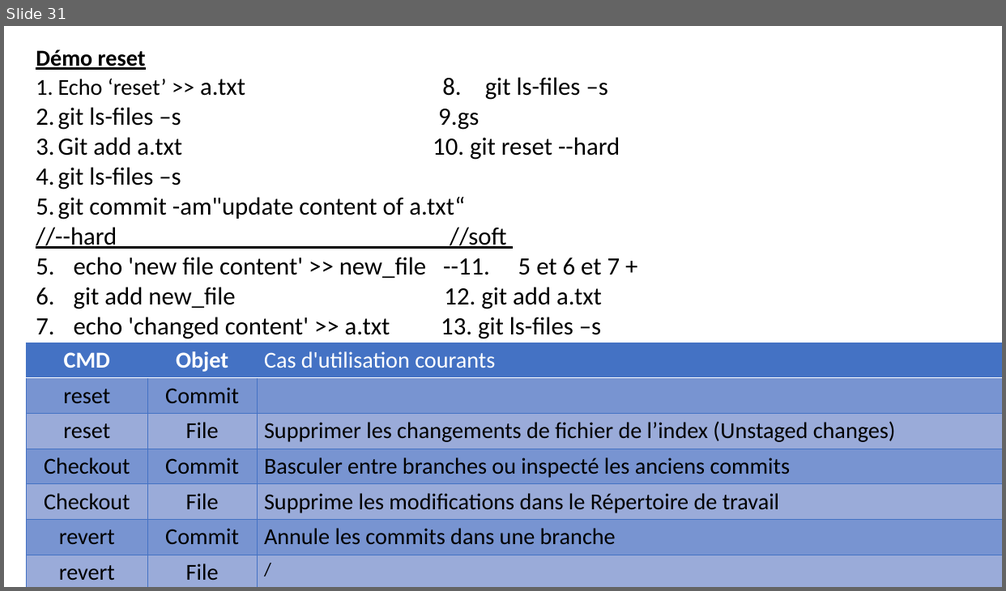
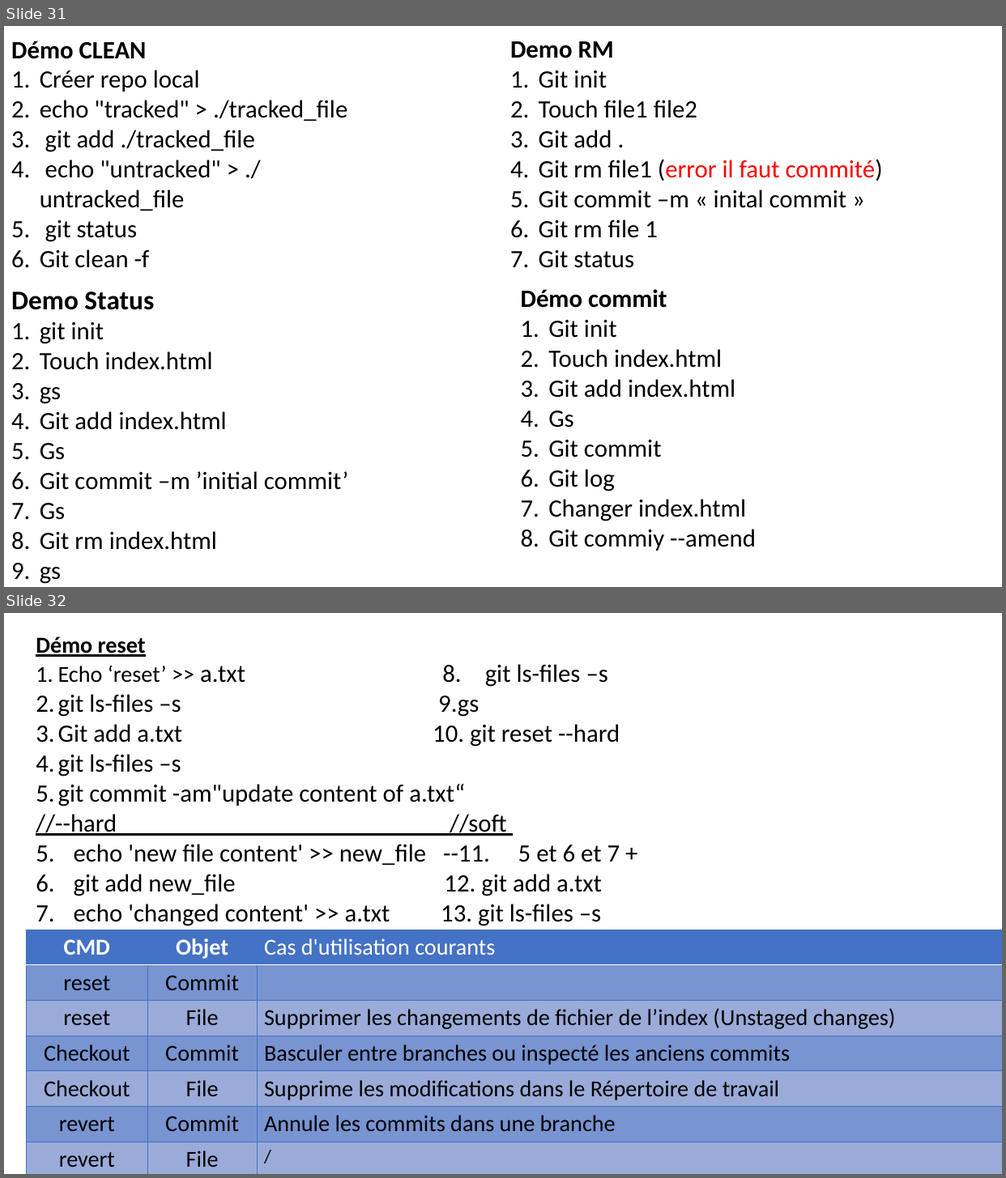
Before and after one commit to belakebiboussad/form, a slide deck: Formation Git.pptx. Shown one above the other, each under a label of ours: slide 31 before the commit, slides 31 and 32 after it. The pictures are 1006x591 and 1006x1178 pixels, drawn with LibreOffice and Linux fonts; fonts in the diff are those of the drawing. Boxes give left, top, right and bottom in pixels: in the first picture for what was removed or moved away, otherwise in the second. Text is boxed around its words. In the diff, an @@ line names an element or a change of style, - is before the commit and + after.

```diff
--- a/Formation Git.pptx
+++ b/Formation Git.pptx
@@ slide 31 added at box(4, 26, 1002, 587), background #FFFFFF @@
@@ text added at box(11, 41, 347, 268), 24 pt, text #000000 @@
+Démo CLEAN
+1. Créer repo local
+2. echo "tracked" > ./tracked_file
+3. git add ./tracked_file
+4. echo "untracked" > ./untracked_file
+5. git status
+6. Git clean -f
@@ text added at box(510, 41, 883, 268), 24 pt, text #000000 @@
+Demo RM
+1. Git init
+2. Touch file1 file2
+3. Git add .
+4. Git rm file1 (error il faut commité)
+5. Git commit –m « inital commit »
+6. Git rm file 1
+7. Git status
@@ text added at box(11, 292, 348, 584), 24 pt, text #000000 @@
+Demo Status
+1. git init
+2. Touch index.html
+3. gs
+4. Git add index.html
+5. Gs
+6. Git commit –m ’initial commit’
+7. Gs
+8. Git rm index.html
+9. gs
@@ text added at box(521, 289, 756, 551), 24 pt, text #000000 @@
+Démo commit
+1. Git init
+2. Touch index.html
+3. Git add index.html
+4. Gs
+5. Git commit
+6. Git log
+7. Changer index.html
+8. Git commiy --amend
@@ what was slide 31 is now slide 32 @@
```
Also in this commit, not shown: 2 slides changed, 1 other file.
